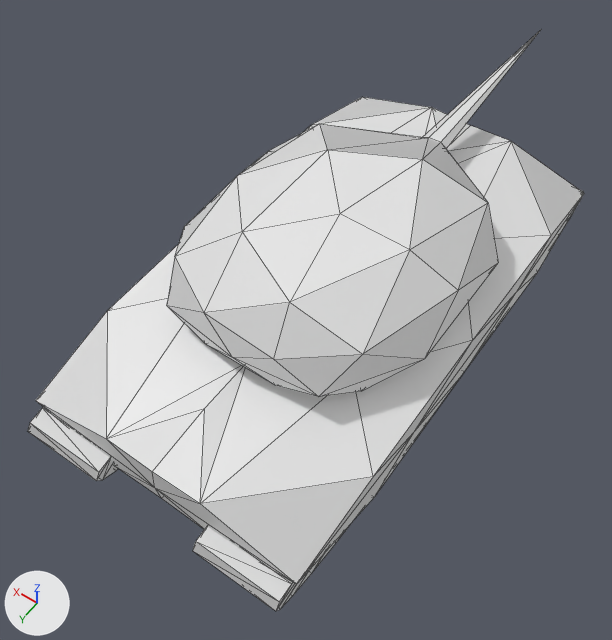
What one commit did to the COLLADA model art/meshes/structural/M1.dae.
Camera for both pictures: a 50 mm camera at (-10.7, 16.9, 25.7) aimed at (0.6, 1.1, 0.9). The axes (+X, +Y, +Z) are drawn at lower left. The lights are the same throughout. Mesh edges are drawn as thin lines.

Objects in the first picture: 'M1'.
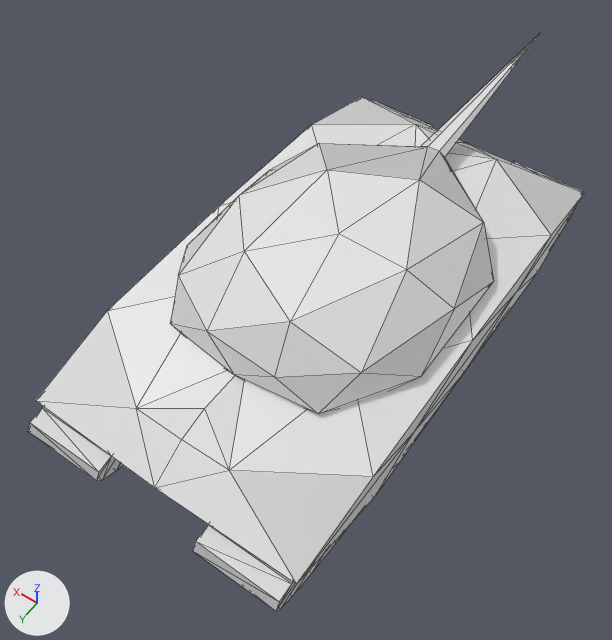
The change, as JSON lines over the scene's bpy script:
```json
{"block": "me_m1", "where": "me_m1.from_pydata(...)  # 224 vertices, 432 faces; spans x -5.4..5.4, y -15.7..10.5, z 0.0..5.9"}
{"block": "me_m1", "where": "# used by ob_m1; location = (0.0, 0.0, 0.0)"}
{"block": "me_m1", "where": "# before: 2 (1.9, 9.8, 1.3) at pixel (114, 465), 5 (-1.9, 9.8, 1.3), 33 (1.9, 9.8, 3.1) at pixel (106, 438), 41 (-1.9, 9.8, 3.1) at pixel (200, 503), 170 (0.0, 9.7, 1.3) at pixel (161, 498)"}
{"block": "me_m1", "where": "# before: 173 (0.0, 9.8, 3.1) at pixel (152, 471)"}
{"block": "me_m1", "change": "me_m1 part 1: all 21 vertices in x -4.9..4.9, y -4.1..5.8, z 4.4..5.9 are moved by (0.0, 0.0, -0.9)"}
{"block": "me_m1", "change": "me_m1 part 2: all 9 vertices in x -4.3..4.6, y -4.1..5.5, z 3.5..3.7 are moved by (0.0, 0.0, -0.8)"}
{"block": "me_m1", "change": "me_m1 part 3: all 6 vertices in x -0.5..0.5, y -6.5, z 4.3..4.6 are moved by (0.0, 0.0, -0.4)"}
{"block": "me_m1", "change": "me_m1 part 4: the 1 vertex in x 0.0, y -15.7, z 4.4 is moved by (0.0, 0.0, -0.2)"}
{"block": "me_m1", "change": "me_m1 part 5: all 3 vertices in x -1.9..1.9, y -9.8, z 3.1 are moved by (0.0, 1.3, 0.0)"}
{"block": "me_m1", "change": "me_m1 part 6"}
{"op": "add", "block": "me_m1", "code": "for i in [33, 41, 173]: me_m1.vertices[i].co += Vector((0.0, -1.3, 0.0))"}
{"op": "add", "block": "me_m1", "code": "for i in [2, 5, 170]: me_m1.vertices[i].co += Vector((0.0, -0.9, 0.0))"}
```

Where the change shows, as pixel boxes [x1, y1, x2, y2] in the pictures (612 x 640 px; the box of a moved part takes in the faces that stretch with it):
```json
{"object": "M1", "change": "reshaped", "before": [28, 31, 584, 611], "after": [28, 35, 584, 611]}
{"part": 1, "of": "me_m1", "change": "moved or reshaped", "before": [167, 124, 498, 396], "after": [170, 144, 493, 413]}
{"part": 2, "of": "me_m1", "change": "moved or reshaped", "before": [171, 309, 423, 397], "after": [171, 324, 418, 413]}
{"part": 3, "of": "me_m1", "change": "moved or reshaped", "before": [320, 124, 487, 202], "after": [320, 144, 483, 221]}
{"part": 4, "of": "me_m1", "change": "moved or reshaped", "before": [423, 31, 540, 148], "after": [422, 35, 539, 157]}
{"part": 5, "of": "me_m1", "change": "moved or reshaped", "before": [312, 97, 584, 239], "after": [312, 97, 584, 239]}
{"part": 6, "of": "me_m1", "change": "moved or reshaped", "before": [36, 298, 373, 584], "after": [36, 297, 373, 584]}
```
